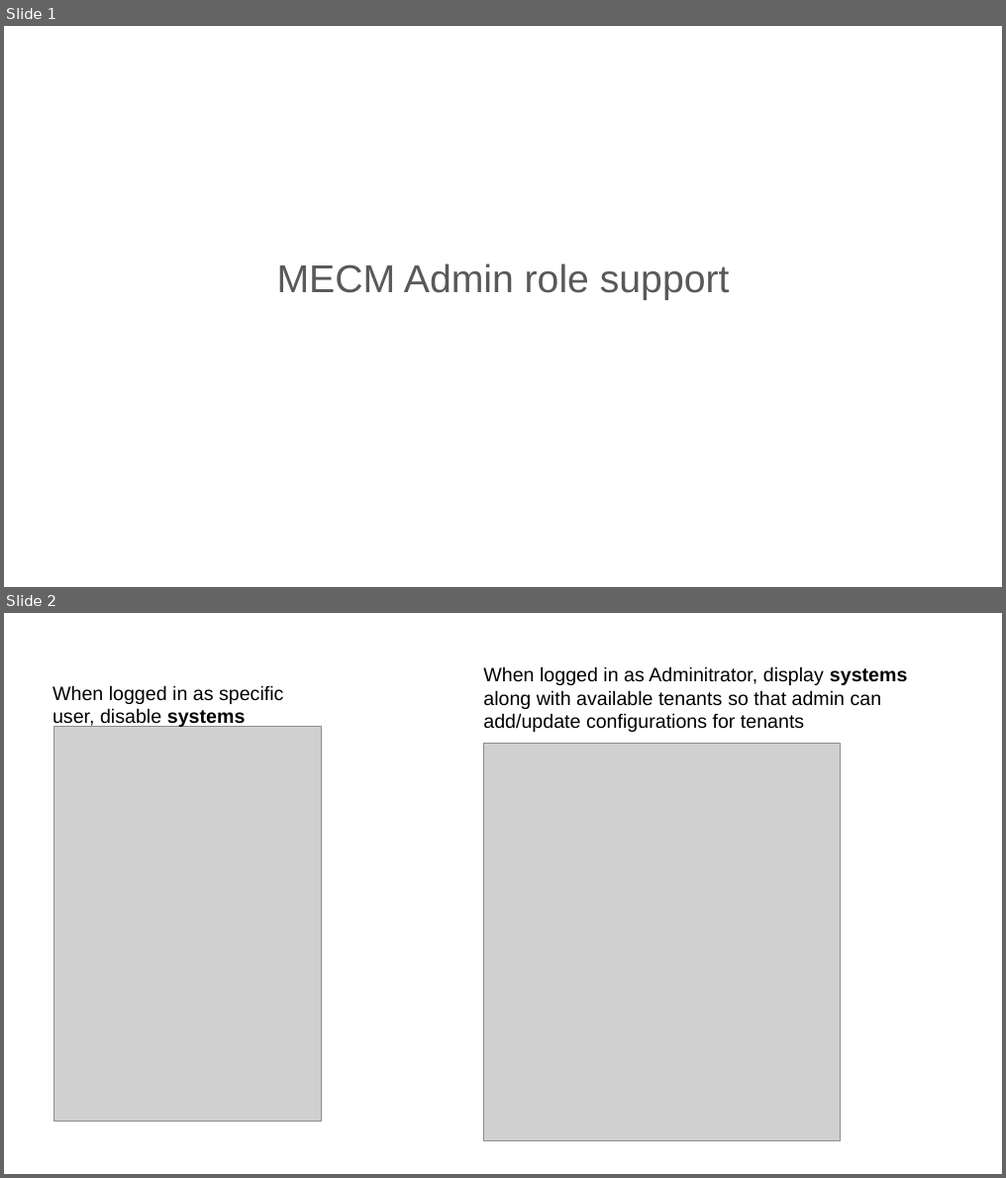
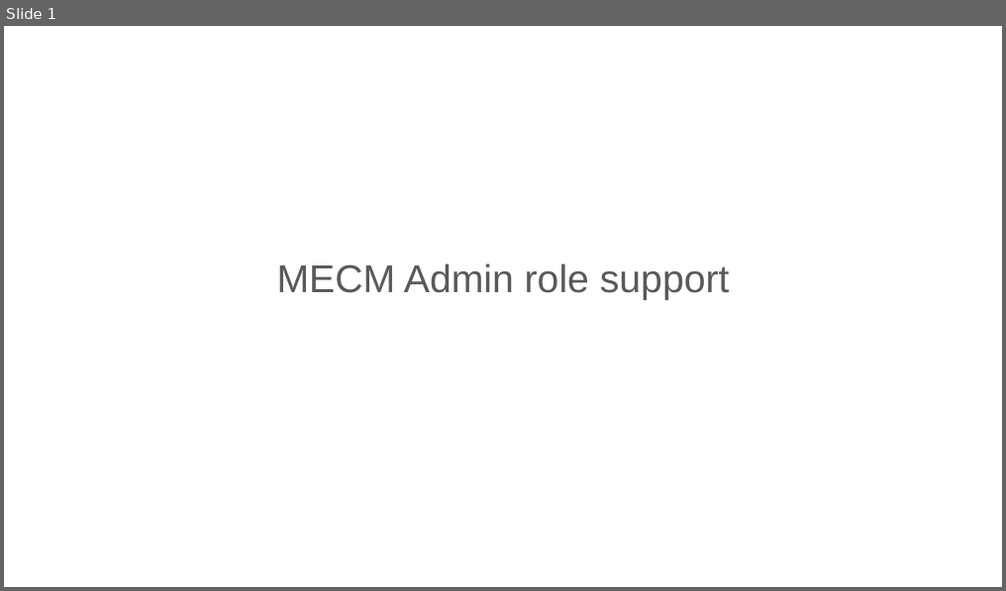
Before and after one commit to EdgeGallery/community, a slide deck: MECM PT/Release V1.1/MECM admin role support.pptx. Shown one above the other, each under a label of ours: slides 1 and 2 before the commit, slide 1 after it. The pictures are 1006x1178 and 1006x591 pixels, drawn with LibreOffice and Linux fonts; fonts in the diff are those of the drawing; grey boxes stand for pictures. Boxes give left, top, right and bottom in pixels: in the first picture for what was removed or moved away, otherwise in the second. Text is boxed around its words. In the diff, an @@ line names an element or a change of style, - is before the commit and + after.

Commit message:
mecm admin role support

```diff
--- a/MECM PT/Release V1.1/MECM admin role support.pptx
+++ b/MECM PT/Release V1.1/MECM admin role support.pptx
@@ slide 2 removed at box(4, 613, 1002, 1174), background #FFFFFF @@
@@ text removed at box(483, 666, 908, 732) @@
-When logged in as Adminitrator, display systems along with available tenants so that admin can add/update configurations for tenants
@@ text removed at box(53, 685, 283, 728) @@
-When logged in as specific user, disable systems
@@ picture removed at box(54, 727, 322, 1121) @@
@@ picture removed at box(484, 744, 841, 1142) @@
```
Also in this commit, not shown: 2 slides changed, 11 slides added.
